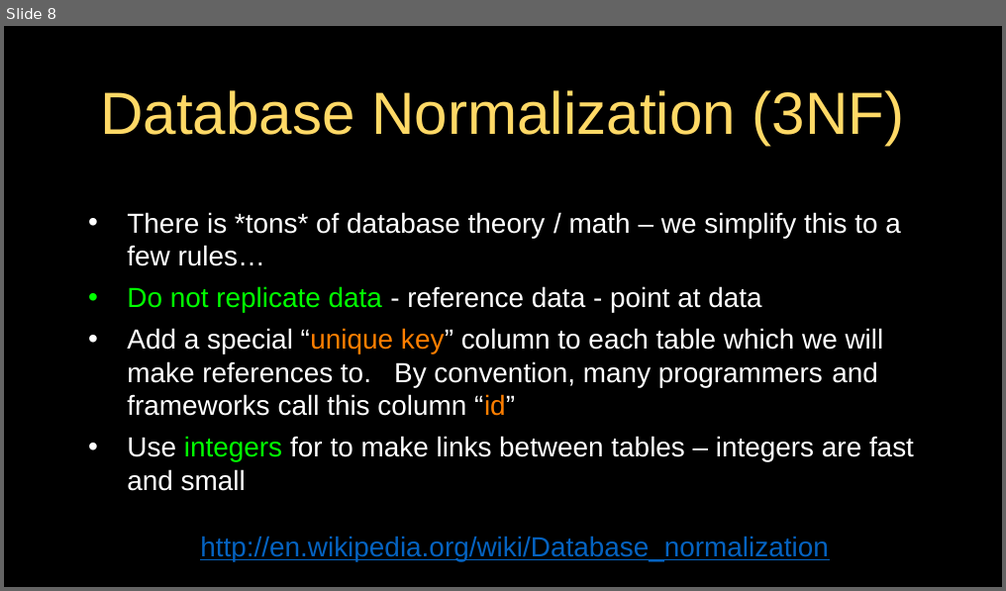
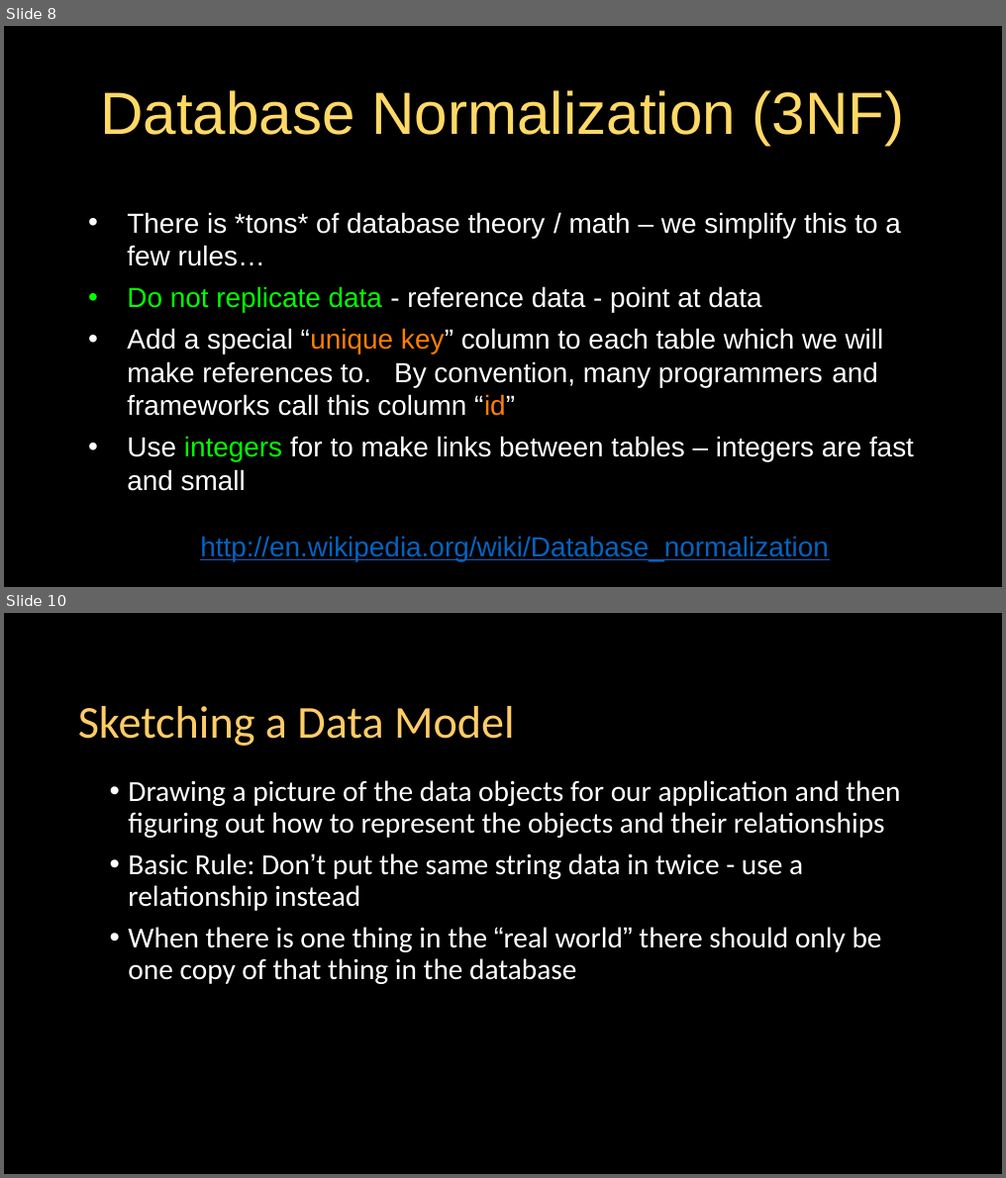
Before and after one commit to csev/dj4e, a slide deck: lectures/DJ-03-One-To-Many.pptx. Shown one above the other, each under a label of ours: slide 8 before the commit, slides 8 and 10 after it; the slides between them are not shown. The pictures are 1006x591 and 1006x1178 pixels, drawn with LibreOffice and Linux fonts; fonts in the diff are those of the drawing. Boxes give left, top, right and bottom in pixels: in the first picture for what was removed or moved away, otherwise in the second. Text is boxed around its words. In the diff, an @@ line names an element or a change of style, - is before the commit and + after.

```diff
--- a/lectures/DJ-03-One-To-Many.pptx
+++ b/lectures/DJ-03-One-To-Many.pptx
@@ slide 10 added at (4, 613, 1002, 1174), background #000000 @@
@@ title added at (78, 706, 515, 746), 44 pt, text #FFCC66 @@
+Sketching a Data Model
@@ text added at (128, 780, 900, 984), 28 pt, text #FFFFFF @@
+• Drawing a picture of the data objects for our application and then figuring out how to represent the objects and their relationships
+• Basic Rule: Don’t put the same string data in twice - use a relationship instead
+• When there is one thing in the “real world” there should only be one copy of that thing in the database
```
Also in this commit, not shown: 7 other slides added, 1 other file.
